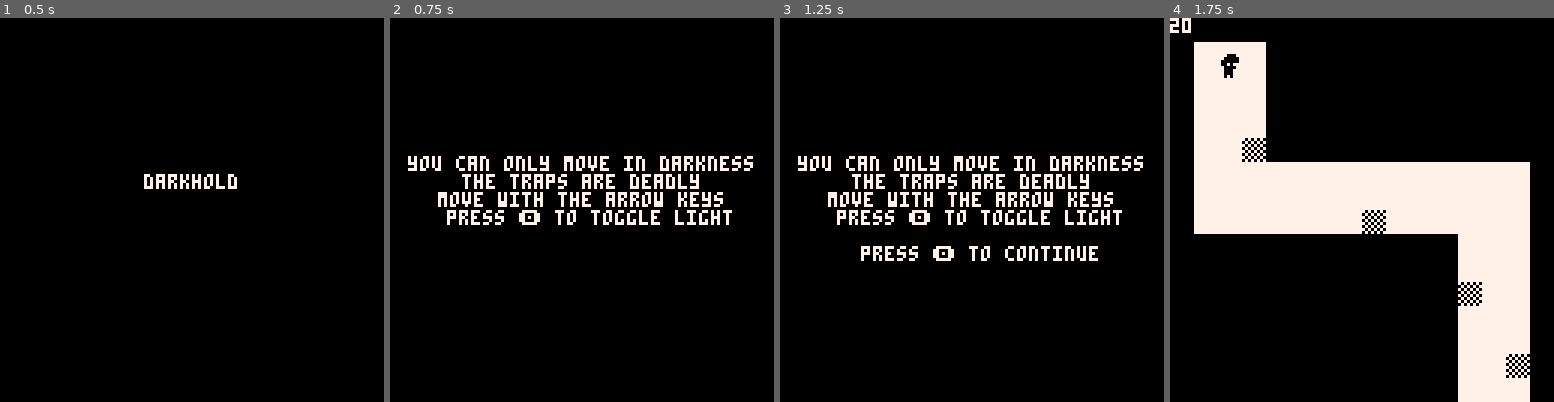
Above: before the commit, frames 1-4 (left to right).
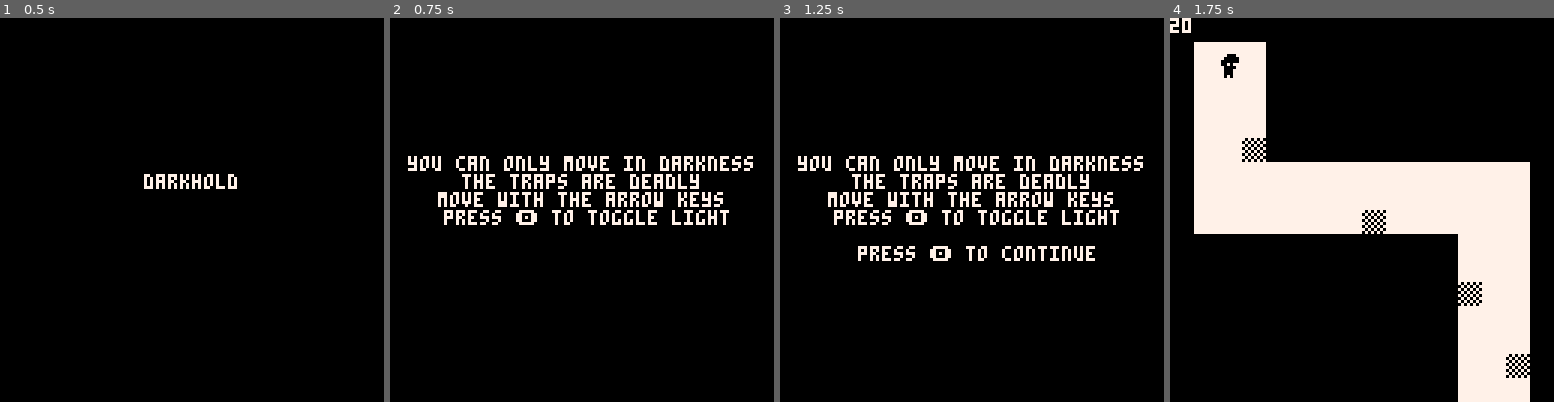
Above: after the commit, the same moments.

Repository: marco-vidali/darkhold
Game: PICO-8 cartridge darkhold.p8
The game is run twice, just before and just after one commit, with the same random seed, the same clock (stepped at 60 frames per second) and the same inputs.
Inputs:
- Up to frame 1 (0.5 s): tap X (X key) at 0.33 s
- Up to frame 2 (0.75 s): tap O (Z key) at 0.7 s
- Up to frame 3 (1.25 s): tap X (X key) at 1.07 s
- Up to frame 4 (1.75 s): hold Right from 1.6 s (still down); tap O (Z key) at 1.7 s

Frame 1 is identical in both runs. In frame 2, 1.4% of the frame differs, in the area x 14-90%, y 50-54%; in frame 3, 2.7%, in the area x 14-90%, y 50-64%; in frame 4, nothing differs.

Commit message:
Add print_centered util

Diff:
--- a/darkhold.p8
+++ b/darkhold.p8
@@ -19,6 +19,7 @@
 #include scripts/scenes/menu.lua
 #include scripts/scenes/game_complete.lua
 #include scripts/scenes/instructions.lua
+#include scripts/utils.lua
 __gfx__
 00000000bbb000bb00000000777777777070707077777777bbbbbbbb000000000000000000000000000000000000000000000000000000000000000000000000
 00000000bb00000b00000000777777770707070777777777bbbbbbbb000000000000000000000000000000000000000000000000000000000000000000000000
--- a/scripts/scenes/game_complete.lua
+++ b/scripts/scenes/game_complete.lua
@@ -13,10 +13,10 @@
 function draw_game_complete()
     cls()
 
-    print("congratulations!", 32, 46, 7)
-    print("you have completed darkhold!", 12, 58, 7)
+    print_centered("congratulations!", 46, 7)
+    print_centered("you have completed darkhold!", 58, 7)
 
     if time() % 1 < 0.5 then
-        print("press ❎ to restart", 26, 76, 7)
+        print_centered("press ❎ to restart", 76, 7)
     end
 end
--- a/scripts/scenes/instructions.lua
+++ b/scripts/scenes/instructions.lua
@@ -12,12 +12,12 @@
 function draw_instructions()
     cls()
 
-    print("you can only move in darkness", 6,  46, 7)
-    print("the traps are deadly", 24, 52, 7)
-    print("move with the arrow keys", 16, 58, 7)
-    print("press 🅾️ to toggle light", 19, 64, 7)
+    print_centered("you can only move in darkness",  46, 7)
+    print_centered("the traps are deadly", 52, 7)
+    print_centered("move with the arrow keys", 58, 7)
+    print_centered("press 🅾️ to toggle light", 64, 7)
 
     if time() % 1 < 0.5 then
-        print("press 🅾️ to continue", 27, 76, 7)
+        print_centered("press 🅾️ to continue", 76, 7)
     end
 end
--- a/scripts/scenes/level_complete.lua
+++ b/scripts/scenes/level_complete.lua
@@ -14,9 +14,9 @@
 function draw_level_complete()
     cls()
 
-    print("level complete", 36, 52, 7)
+    print_centered("level completed!", 52, 7)
 
     if time() % 1 < 0.5 then
-        print("press 🅾️ to continue", 26, 70, 7)
+        print_centered("press 🅾️ to continue", 70, 7)
     end
 end
--- a/scripts/scenes/menu.lua
+++ b/scripts/scenes/menu.lua
@@ -27,9 +27,9 @@
 function draw_menu()
     cls()
 
-    print("darkhold", 48, 52, 7)
+    print_centered("darkhold", 52, 7)
 
     if time() % 1 < 0.5 then
-        print("press 🅾️ to start", 32, 70, 7)
+        print_centered("press 🅾️ to start", 70, 7)
     end
 end
--- a/scripts/scenes/you_died.lua
+++ b/scripts/scenes/you_died.lua
@@ -14,9 +14,9 @@
 function draw_you_died()
     cls()
 
-    print("you died", 48, 52, 7)
+    print_centered("you died", 52, 7)
 
     if time() % 1 < 0.5 then
-        print("press 🅾️ to restart", 26, 70, 7)
+        print_centered("press 🅾️ to restart", 70, 7)
     end
 end
--- /dev/null
+++ b/scripts/utils.lua
@@ -0,0 +1,5 @@
+function print_centered(text, y, col)
+    local text_width = #text * 4 - 1
+    local x = (128 - text_width) / 2
+    print(text, x, y, col)
+end
